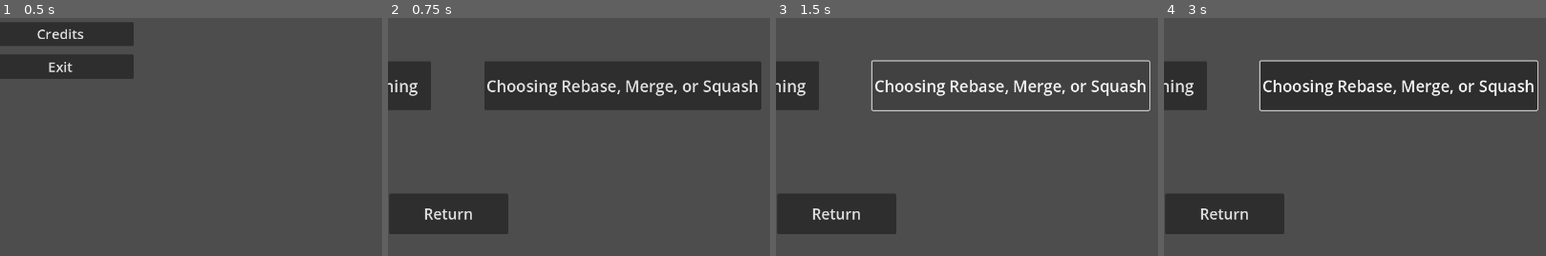
Above: before the commit, frames 1-4 (left to right).
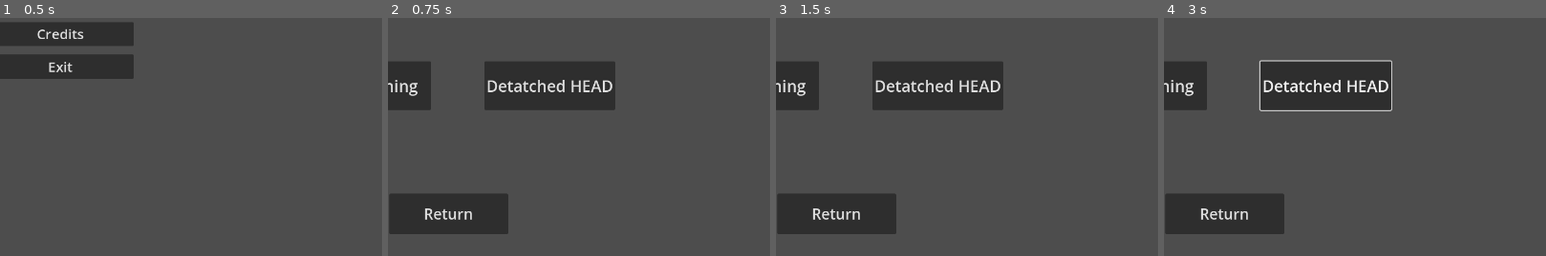
Above: after the commit, the same moments.

Repository: Gitdrasil/Gitdrasil
Game: Godot game, scene res://scenes/main_menu.tscn
Same seed, same stepped clock (60 frames per second), same inputs: the game is played once before the commit and once after it.
Inputs (mouse positions are % of the whole screen's width and height, from its top left):
- Up to frame 1 (0.5 s): no input
- Up to frame 2 (0.75 s): click "Start Game" at 0.5 s
- Up to frame 3 (1.5 s): click (73, 64) at 1.25 s, where only the run before the commit has a clickable "Choosing Rebase, Merge, or Sq…"
- Up to frame 4 (3 s): click (63, 64) at 2 s, where only the run after the commit has a clickable "Detatched HEAD"; click "The Story" at 2.75 s
The pictures show only the part of the screen within x 42-92%, y 50-100%; the shares and areas given below are measured in that part.

Frame 1 is identical in both runs. In frame 2, 8.6% of the frame differs, in the area x 26-98%, y 18-39%; in frame 3, 3.0%; in frame 4, 9.0%, in the area x 26-98%, y 17-40%.

Commit message:
not doing reb/mer/squa anymore. change to detatched head

Diff:
--- a/prat/new-game-project/scenes/mode_select.tscn
+++ b/prat/new-game-project/scenes/mode_select.tscn
@@ -125,11 +125,11 @@
 text = "Squashing
 "
 
-[node name="rebmergsquash" type="Button" parent="VBoxContainer/advancedhbox"]
+[node name="detatchedHEAD" type="Button" parent="VBoxContainer/advancedhbox"]
 custom_minimum_size = Vector2(150, 0)
 layout_mode = 2
 theme_override_font_sizes/font_size = 30
-text = "Choosing Rebase, Merge, or Squash"
+text = "Detatched HEAD"
 
 [node name="returntomain" type="Button" parent="."]
 layout_mode = 1
